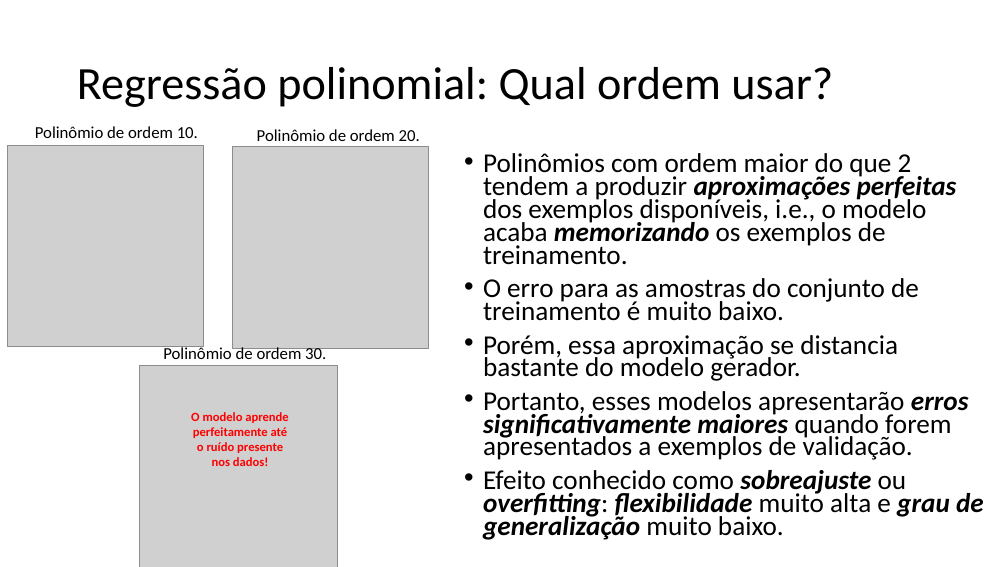
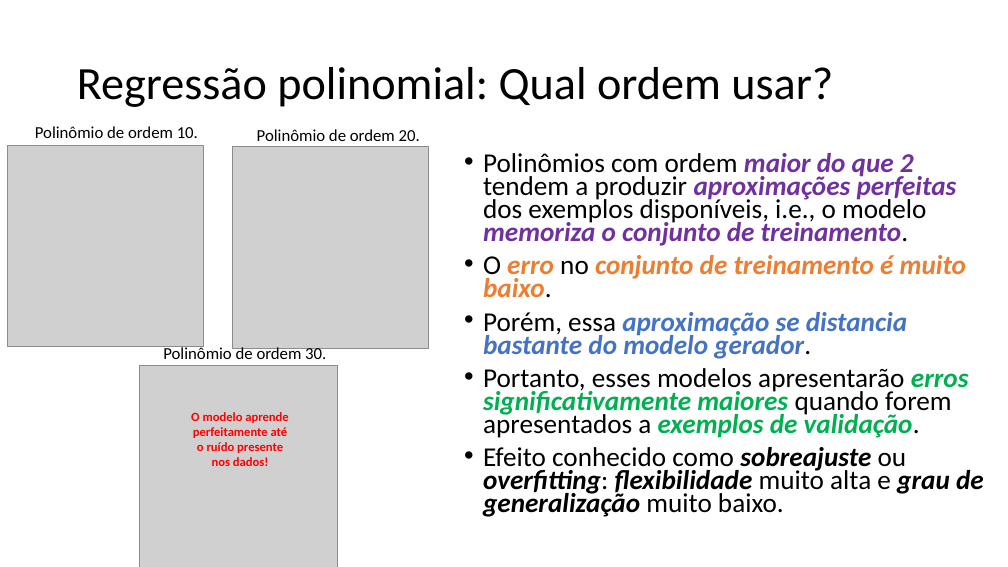
Before and after one commit to zz4fap/t319_aprendizado_de_maquina, a slide deck: slide 28 of slides/T319_Regressão_Linear (Parte IV).pptx. Drawn at 1008x567 pixels with LibreOffice and Linux fonts; fonts in the diff are those of the drawing; grey boxes stand for pictures. Boxes give left, top, right and bottom in pixels: in the first picture for what was removed or moved away, otherwise in the second. Text is boxed around its words. In the diff, an @@ line names an element or a change of style, - is before the commit and + after.

Commit message:
update of slides

```diff
--- a/slides/T319_Regressão_Linear (Parte IV).pptx
+++ b/slides/T319_Regressão_Linear (Parte IV).pptx
@@ text at [483, 153, 966, 297]: text changed; bold on; italic on @@
-• Polinômios com ordem maior do que 2 tendem a produzir aproximações perfeitas dos exemplos disponíveis, i.e., o modelo acaba memorizando os exemplos de treinamento.
-• O erro para as amostras do conjunto de treinamento é muito baixo.
+• Polinômios com ordem maior do que 2 tendem a produzir aproximações perfeitas dos exemplos disponíveis, i.e., o modelo memoriza o conjunto de treinamento.
+• O erro no conjunto de treinamento é muito baixo.
@@ text at [483, 312, 969, 438]: text colour #000000 to #4472C4 in "aproximação se distancia bastante do modelo gerador."; bold on, italic on in "aproximação se distancia bastante do modelo gerador.", "exemplos de validação."; text colour #000000 to #00B050 in "erros significativamente maiores exemplos de validação." @@
```
Also in this commit, not shown: 4 other slides changed, 4 other files.
